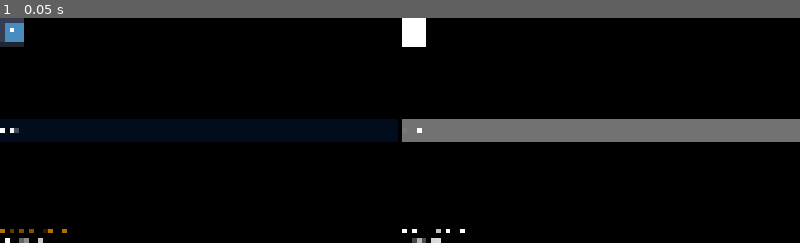
Above: before the commit, frame 1.
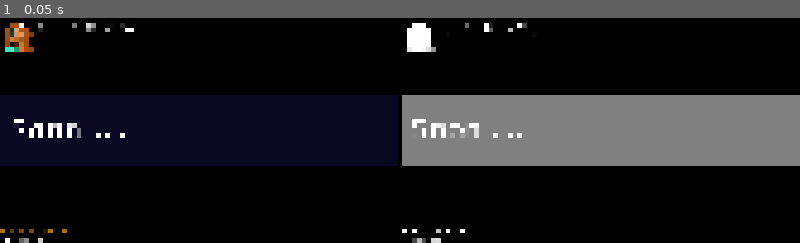
Above: after the commit, the same moment.

Repository: AndreasOM/anti666tv-overlay-godot
Game: Godot game, scene res://main.tscn
Same seed, same stepped clock (60 frames per second), same inputs: the game is played once before the commit and once after it. The engine's default icon, where the game draws it, is replaced by a stand-in: a white triangle on a blue panel in a dark square.
Inputs:
- Up to frame 1 (0.05 s): no input

The runs differ from the first frame. In frame 1, 23% of the frame differs, in the area x 0-100%, y 0-66%.

Commit message:
+ Add real streambug and font. Plus tweaks.

Diff:
--- /dev/null
+++ b/godot/default.tres
@@ -0,0 +1,8 @@
+[gd_resource type="Theme" load_steps=2 format=3 uid="uid://df2qet6tdljbu"]
+
+[ext_resource type="FontFile" uid="uid://dke4iscrnvat6" path="res://assets/fonts/FiraCode-Medium.ttf" id="1_nixot"]
+
+[resource]
+LabelBanner/base_type = &"Label"
+LabelBanner/font_sizes/font_size = 140
+LabelBanner/fonts/font = ExtResource("1_nixot")
--- a/godot/main.gd
+++ b/godot/main.gd
@@ -3,5 +3,8 @@
 @onready var overlay_sub_viewport: SubViewport = %OverlaySubViewport
 @onready var overlay: MarginContainer = %Overlay
 
+func _ready() -> void:
+	pass
+
 func _unhandled_input(event: InputEvent) -> void:
 	self.overlay_sub_viewport.push_input( event )
--- /dev/null
+++ b/godot/overlay.gd
@@ -0,0 +1,9 @@
+class_name Overlay
+extends MarginContainer
+
+@onready var debug_rich_text_label: RichTextLabel = %DebugRichTextLabel
+
+func _ready() -> void:
+	var r = DisplayServer.screen_get_usable_rect()
+
+	self.debug_rich_text_label.text = "%s" % [ r ]
--- a/godot/overlay.tscn
+++ b/godot/overlay.tscn
@@ -1,6 +1,7 @@
-[gd_scene load_steps=3 format=3 uid="uid://4qappuxbs8sf"]
+[gd_scene load_steps=4 format=3 uid="uid://4qappuxbs8sf"]
 
-[ext_resource type="Texture2D" uid="uid://cbkdryhmp6rdd" path="res://icon.svg" id="1_nv86q"]
+[ext_resource type="Texture2D" uid="uid://degogihyxqio6" path="res://assets/bugs/anti666-streambug-2025-05-17-150.png" id="1_42nn7"]
+[ext_resource type="Script" uid="uid://b20npcfxwgm2q" path="res://overlay.gd" id="1_qsnas"]
 [ext_resource type="Script" uid="uid://bqr1j0bnsmnmx" path="res://banner.gd" id="2_42nn7"]
 
 [node name="Overlay" type="MarginContainer"]
@@ -8,15 +9,23 @@
 anchor_bottom = 1.0
 offset_right = 1920.0
 grow_vertical = 2
+script = ExtResource("1_qsnas")
 
 [node name="VBoxContainer" type="VBoxContainer" parent="."]
 layout_mode = 2
 
-[node name="TextureRect" type="TextureRect" parent="VBoxContainer"]
+[node name="MarginContainer" type="MarginContainer" parent="VBoxContainer"]
+layout_mode = 2
+theme_override_constants/margin_left = 23
+theme_override_constants/margin_top = 23
+theme_override_constants/margin_right = 23
+theme_override_constants/margin_bottom = 23
+
+[node name="TextureRect" type="TextureRect" parent="VBoxContainer/MarginContainer"]
 layout_mode = 2
 size_flags_horizontal = 0
 size_flags_vertical = 4
-texture = ExtResource("1_nv86q")
+texture = ExtResource("1_42nn7")
 stretch_mode = 2
 
 [node name="Spacer" type="Control" parent="VBoxContainer"]
@@ -51,21 +60,49 @@
 size_flags_horizontal = 4
 size_flags_vertical = 3
 
-[node name="Banner" type="MarginContainer" parent="BannerVBoxContainer"]
-layout_mode = 2
-script = ExtResource("2_42nn7")
-
-[node name="Background" type="ColorRect" parent="BannerVBoxContainer/Banner"]
-custom_minimum_size = Vector2(0, 128)
-layout_mode = 2
-color = Color(0.019607844, 0.26666668, 0.5686275, 0.44705883)
-
-[node name="BannerLabel" type="Label" parent="BannerVBoxContainer/Banner"]
-layout_mode = 2
-theme_override_font_sizes/font_size = 48
-text = "Soon ..."
-
 [node name="BottomSpacer" type="Control" parent="BannerVBoxContainer"]
 layout_mode = 2
 size_flags_horizontal = 4
 size_flags_vertical = 3
+
+[node name="Banner" type="MarginContainer" parent="."]
+layout_mode = 2
+script = ExtResource("2_42nn7")
+
+[node name="VBoxContainer" type="VBoxContainer" parent="Banner"]
+layout_mode = 2
+
+[node name="TopSpacer" type="Control" parent="Banner/VBoxContainer"]
+layout_mode = 2
+size_flags_vertical = 3
+
+[node name="Background" type="ColorRect" parent="Banner/VBoxContainer"]
+custom_minimum_size = Vector2(0, 128)
+layout_mode = 2
+size_flags_vertical = 3
+color = Color(0.1254902, 0.1254902, 0.5019608, 0.5019608)
+
+[node name="MarginContainer" type="MarginContainer" parent="Banner/VBoxContainer/Background"]
+layout_mode = 0
+offset_top = -361.0
+offset_right = 1920.0
+offset_bottom = 719.0
+theme_override_constants/margin_left = 50
+
+[node name="BannerLabel" type="Label" parent="Banner/VBoxContainer/Background/MarginContainer"]
+layout_mode = 2
+theme_type_variation = &"LabelBanner"
+text = "Soon..."
+
+[node name="BottomSpacer" type="Control" parent="Banner/VBoxContainer"]
+layout_mode = 2
+size_flags_vertical = 3
+
+[node name="DebugMarginContainer" type="MarginContainer" parent="."]
+layout_mode = 2
+
+[node name="DebugRichTextLabel" type="RichTextLabel" parent="DebugMarginContainer"]
+unique_name_in_owner = true
+layout_mode = 2
+theme_override_font_sizes/normal_font_size = 64
+text = "[Debug]"
--- a/godot/project.godot
+++ b/godot/project.godot
@@ -22,6 +22,16 @@
 window/size/initial_position_type=0
 window/size/transparent=true
 window/stretch/mode="canvas_items"
+window/size/mode.arm32=0
+window/size/borderless.arm32=true
+window/size/always_on_top.arm32=true
+window/size/resizable.arm32=false
+window/size/viewport_width.arm32=3840
+window/size/viewport_height.arm32=1080
+
+[gui]
+
+theme/custom="uid://df2qet6tdljbu"
 
 [input]
 
@@ -35,3 +45,4 @@
 
 renderer/rendering_method="gl_compatibility"
 renderer/rendering_method.mobile="gl_compatibility"
+viewport/transparent_background.arm32=true
Binary file added: godot/assets/bugs/anti666-streambug-2025-05-17-150.png
Not shown, added: godot/assets/bugs/anti666-streambug-2025-05-17-150.png.import
Binary file added: godot/assets/bugs/anti666-streambug-2025-05-17.png
Not shown, added: godot/assets/bugs/anti666-streambug-2025-05-17.png.import
Binary file added: godot/assets/bugs/anti666tv-round-150.png
Not shown, added: godot/assets/bugs/anti666tv-round-150.png.import
Binary file added: godot/assets/bugs/anti666tv-round.png
Not shown, added: godot/assets/bugs/anti666tv-round.png.import
Binary file added: godot/assets/bugs/anti666tv.png
Not shown, added: godot/assets/bugs/anti666tv.png.import
Binary file added: godot/assets/fonts/FiraCode-Medium.ttf
Not shown, added: godot/assets/fonts/FiraCode-Medium.ttf.import
(and 1 more such lines)
